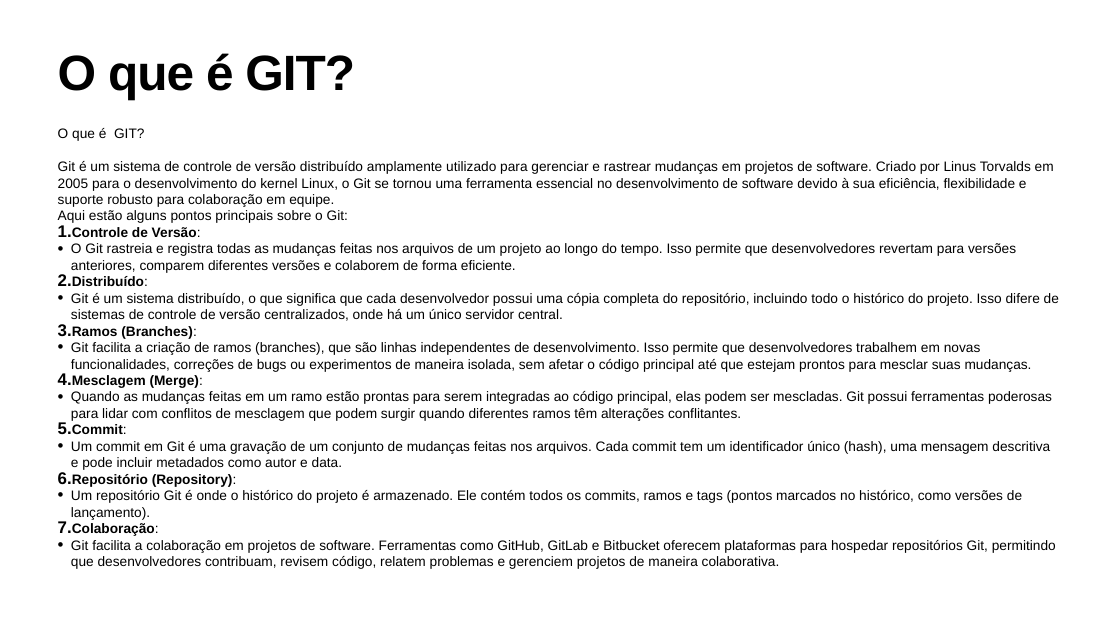
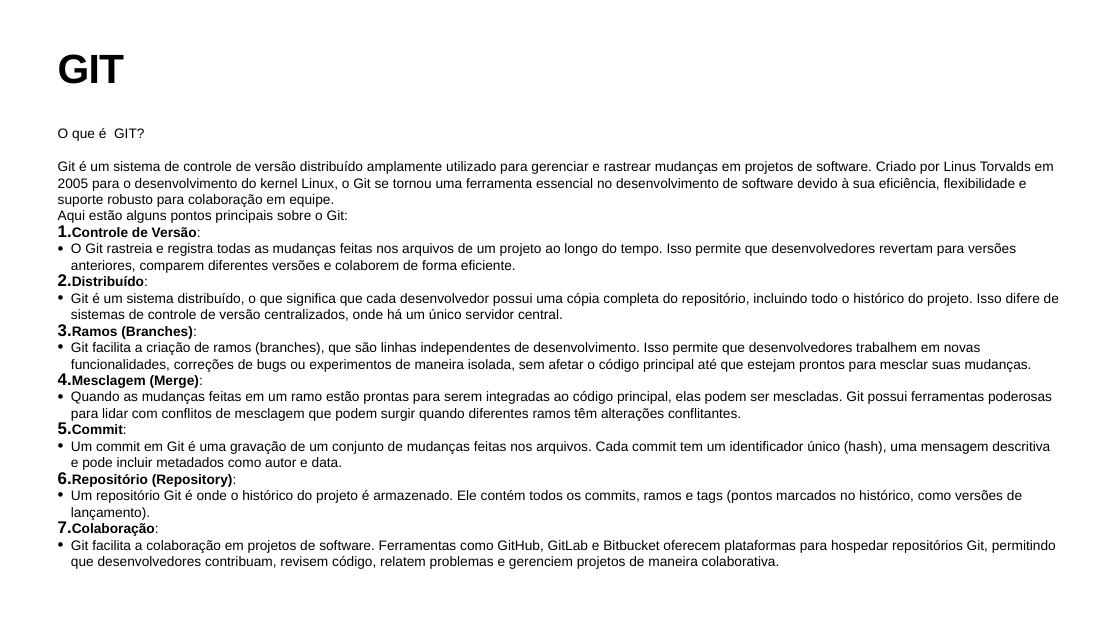
Before and after one commit to snowgui/Digimon-API-Test, a slide deck: slide 8 of aula-tech/aula-tech.pptx. Drawn at 1120x630 pixels with LibreOffice and Linux fonts; fonts in the diff are those of the drawing; background and template pictures are left out. Boxes give left, top, right and bottom in pixels: in the first picture for what was removed or moved away, otherwise in the second. Text is boxed around its words. In the diff, an @@ line names an element or a change of style, - is before the commit and + after.

```diff
--- a/aula-tech/aula-tech.pptx
+++ b/aula-tech/aula-tech.pptx
@@ title at <box>58,54,124,84</box>: text changed; size 85 to 70 pt @@
-O que é GIT?
+GIT
```
Also in this commit, not shown: 7 other slides changed, 2 other files.
